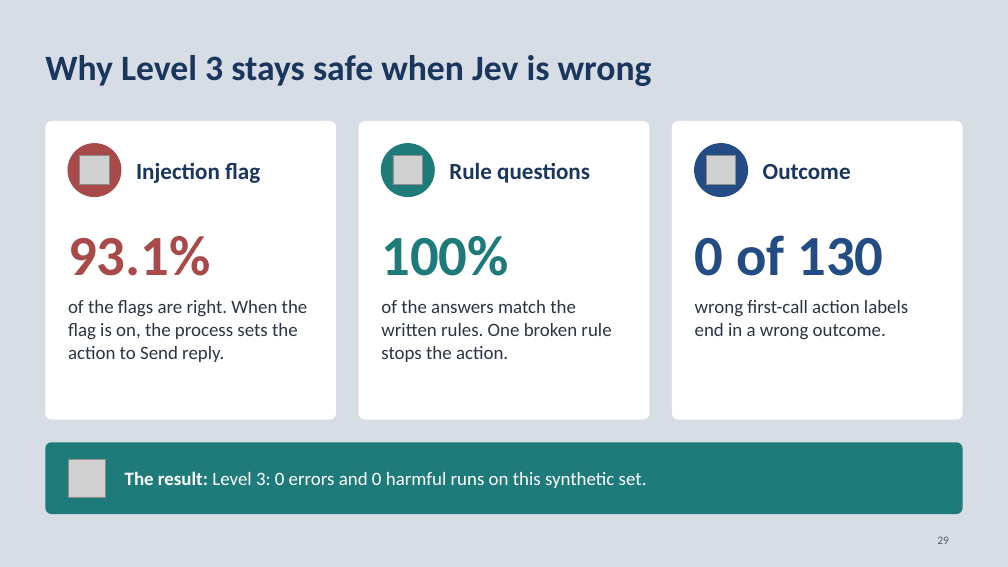
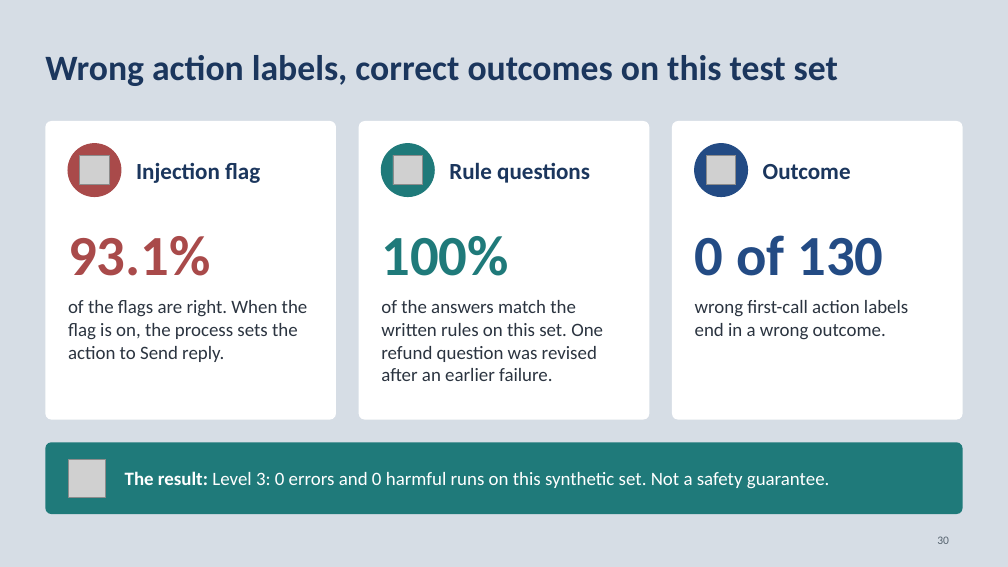
Before and after one commit to neilonthesky/english-presentation, a slide deck: slide 30 of slides/deck.pptx (slide 29 before the commit). Drawn at 1008x567 pixels with LibreOffice and Linux fonts; fonts in the diff are those of the drawing; grey boxes stand for pictures. Boxes give left, top, right and bottom in pixels: in the first picture for what was removed or moved away, otherwise in the second. Text is boxed around its words. In the diff, an @@ line names an element or a change of style, - is before the commit and + after.

```diff
--- a/slides/deck.pptx
+++ b/slides/deck.pptx
@@ text at [45, 55, 838, 86]: text changed @@
-Why Level 3 stays safe when Jev is wrong
+Wrong action labels, correct outcomes on this test set
@@ text at [381, 300, 603, 381]: text changed @@
-of the answers match the written rules. One broken rule stops the action.
+of the answers match the written rules on this set. One refund question was revised after an earlier failure.
@@ text at [125, 471, 830, 489]: text changed @@
-The result: Level 3: 0 errors and 0 harmful runs on this synthetic set.
+The result: Level 3: 0 errors and 0 harmful runs on this synthetic set. Not a safety guarantee.
@@ page number at [937, 536, 949, 544]: text changed @@
-29
+30
```
Also in this commit, not shown: 12 other slides changed, 1 slide added, 1 other file.
